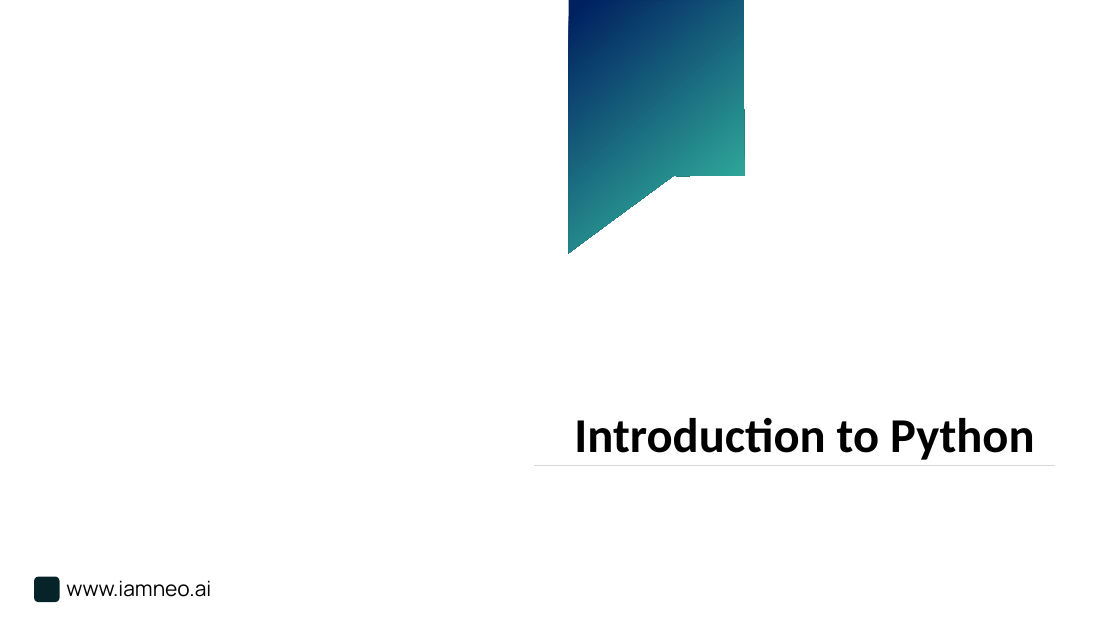
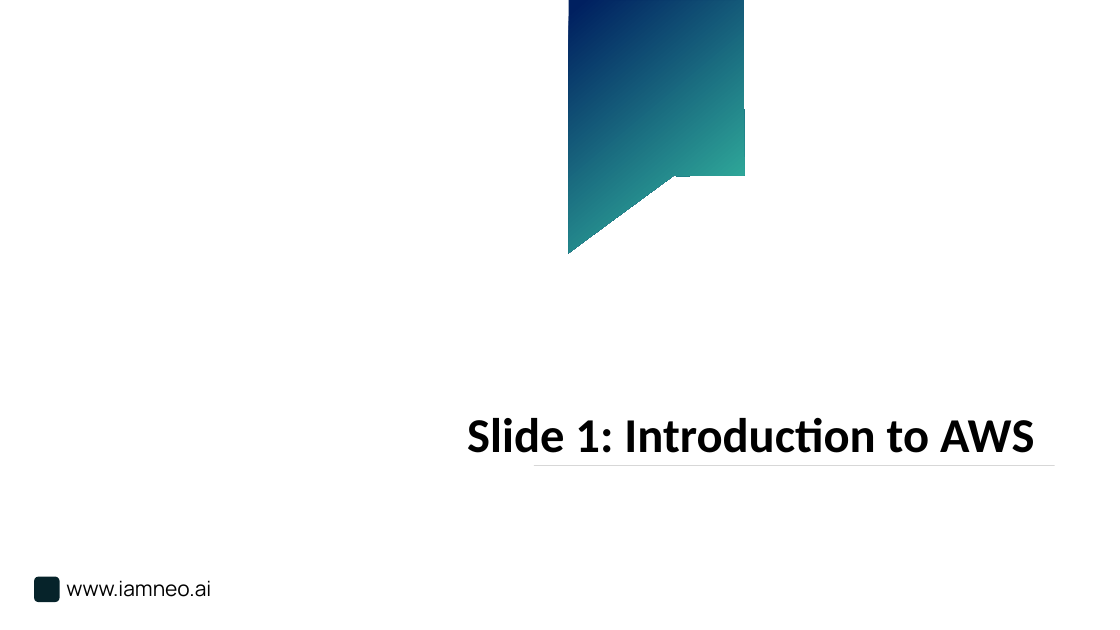
Before and after one commit to DivakarSathees/PptxGenerator-python, a slide deck: slide 1 of Cloud_Trends_2025.pptx. Drawn at 1120x630 pixels with LibreOffice and Linux fonts; fonts in the diff are those of the drawing; background and template pictures are left out. Boxes give left, top, right and bottom in pixels: in the first picture for what was removed or moved away, otherwise in the second. Text is boxed around its words. In the diff, an @@ line names an element or a change of style, - is before the commit and + after.

```diff
--- a/Cloud_Trends_2025.pptx
+++ b/Cloud_Trends_2025.pptx
@@ text at (x1=467, y1=418, x2=1034, y2=453): text changed @@
-Introduction to Python
+Slide 1: Introduction to AWS
```
Also in this commit, not shown: 1 other slide changed, 10 slides added, 10 slides removed, 13 other files.
